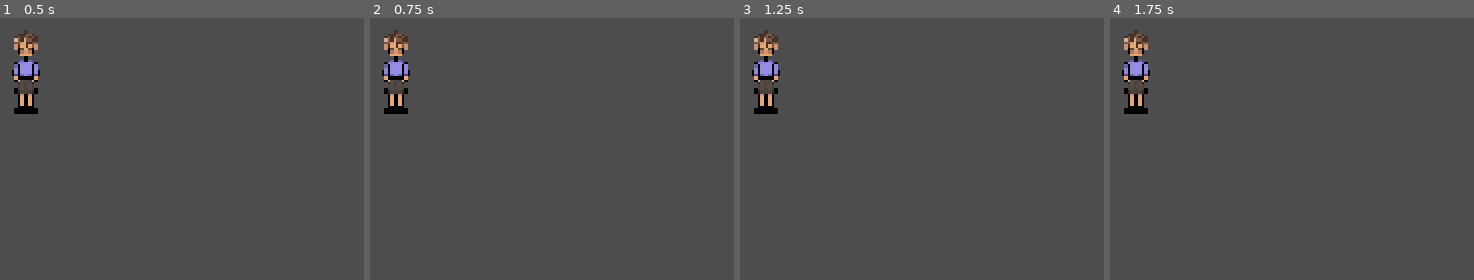
Above: before the commit, frames 1-4 (left to right).
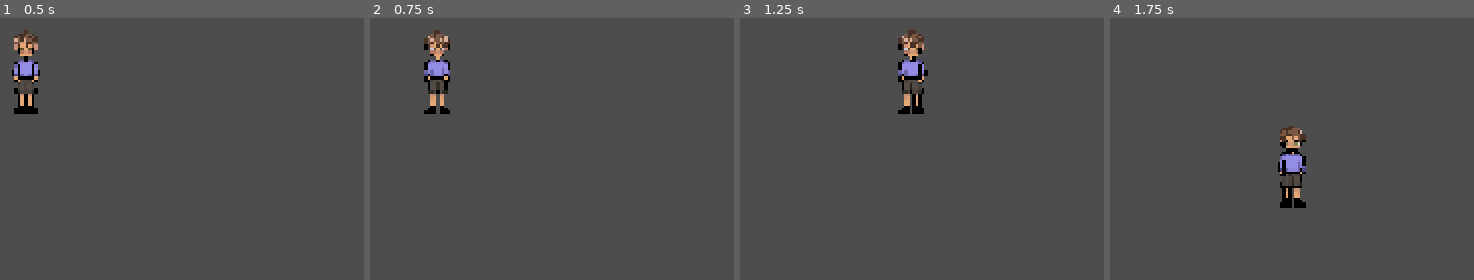
Above: after the commit, the same moments.

Repository: totallyastudentaccount/rpg
Game: Godot game, scene res://scene/main.tscn
The game is run twice, just before and just after one commit, with the same random seed, the same clock (stepped at 60 frames per second) and the same inputs.
Inputs:
- Up to frame 1 (0.5 s): no input
- Up to frame 2 (0.75 s): tap Enter at 0.5 s; hold Right (ui_right) from 0.53 s (still down)
- Up to frame 3 (1.25 s): keep holding Right (ui_right)
- Up to frame 4 (1.75 s): release Right (ui_right) at 1.28 s; hold Down (ui_down) from 1.28 s (still down)

Frame 1 is identical in both runs. In frame 2, 3.0% of the frame differs, in the area x 3-22%, y 4-37%; in frame 3, 3.1%; in frame 4, 3.2%, in the area x 3-54%, y 4-73%.

Commit message:
Movement Fixed

Diff:
--- a/project.godot
+++ b/project.godot
@@ -20,6 +20,23 @@
 window/stretch/mode="canvas_items"
 window/stretch/aspect="expand"
 
+[input]
+
+ui_right={
+"deadzone": 0.5,
+"events": [Object(InputEventKey,"resource_local_to_scene":false,"resource_name":"","device":-1,"window_id":0,"alt_pressed":false,"shift_pressed":false,"ctrl_pressed":false,"meta_pressed":false,"pressed":false,"keycode":4194321,"physical_keycode":0,"key_label":0,"unicode":0,"location":0,"echo":false,"script":null)
+, Object(InputEventJoypadButton,"resource_local_to_scene":false,"resource_name":"","device":-1,"button_index":14,"pressure":0.0,"pressed":false,"script":null)
+, Object(InputEventJoypadMotion,"resource_local_to_scene":false,"resource_name":"","device":-1,"axis":0,"axis_value":1.0,"script":null)
+]
+}
+ui_up={
+"deadzone": 0.5,
+"events": [Object(InputEventKey,"resource_local_to_scene":false,"resource_name":"","device":-1,"window_id":0,"alt_pressed":false,"shift_pressed":false,"ctrl_pressed":false,"meta_pressed":false,"pressed":false,"keycode":4194320,"physical_keycode":0,"key_label":0,"unicode":0,"location":0,"echo":false,"script":null)
+, Object(InputEventJoypadButton,"resource_local_to_scene":false,"resource_name":"","device":-1,"button_index":11,"pressure":0.0,"pressed":false,"script":null)
+, Object(InputEventJoypadMotion,"resource_local_to_scene":false,"resource_name":"","device":-1,"axis":1,"axis_value":-1.0,"script":null)
+]
+}
+
 [physics]
 
 3d/physics_engine="Jolt Physics"
--- a/scene/character_body_2d.gd
+++ b/scene/character_body_2d.gd
@@ -34,4 +34,3 @@
 			last_direction = "up"
 
 	#animated_sprite.play("walk")
-	move_and_slide()
--- a/scene/main.tscn
+++ b/scene/main.tscn
@@ -6,6 +6,6 @@
 
 [node name="player" parent="." unique_id=933381913 instance=ExtResource("1_itxqv")]
 visible = true
-position = Vector2(115, 109)
+position = Vector2(116, 109)
 
 [node name="Camera2D" type="Camera2D" parent="player" unique_id=337366663]
--- a/scene/player.tscn
+++ b/scene/player.tscn
@@ -25,12 +25,12 @@
 
 [node name="Node2D" type="Node2D" parent="." unique_id=1209717079]
 
-[node name="AnimatedSprite2D" type="AnimatedSprite2D" parent="Node2D" unique_id=1402188898]
+[node name="CharacterBody2D" type="CharacterBody2D" parent="Node2D" unique_id=782805993]
+script = ExtResource("1_fvtld")
+
+[node name="AnimatedSprite2D" type="AnimatedSprite2D" parent="Node2D/CharacterBody2D" unique_id=1402188898]
 sprite_frames = SubResource("SpriteFrames_wc7jt")
 frame_progress = 0.36285266
-
-[node name="CharacterBody2D" type="CharacterBody2D" parent="Node2D" unique_id=782805993]
-script = ExtResource("1_fvtld")
 
 [node name="CollisionShape2D" type="CollisionShape2D" parent="Node2D/CharacterBody2D" unique_id=1170305897]
 position = Vector2(1, 34)
